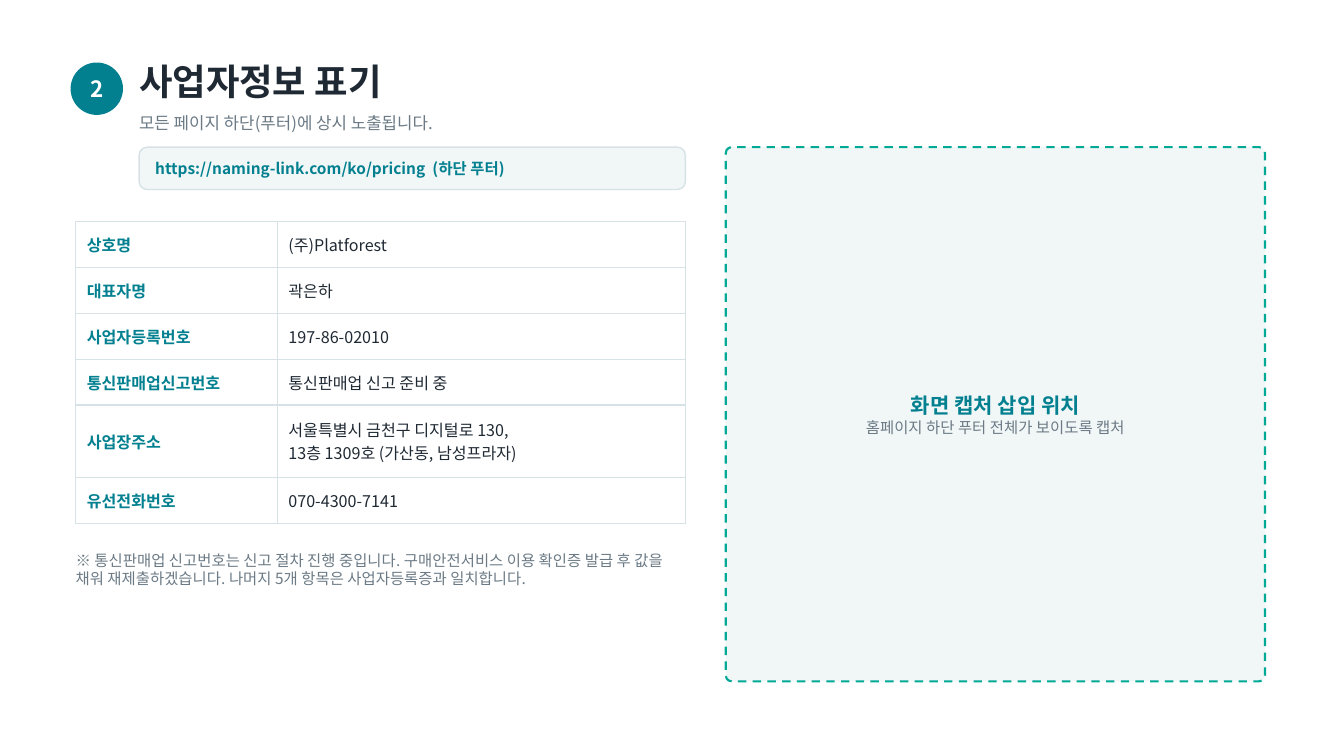
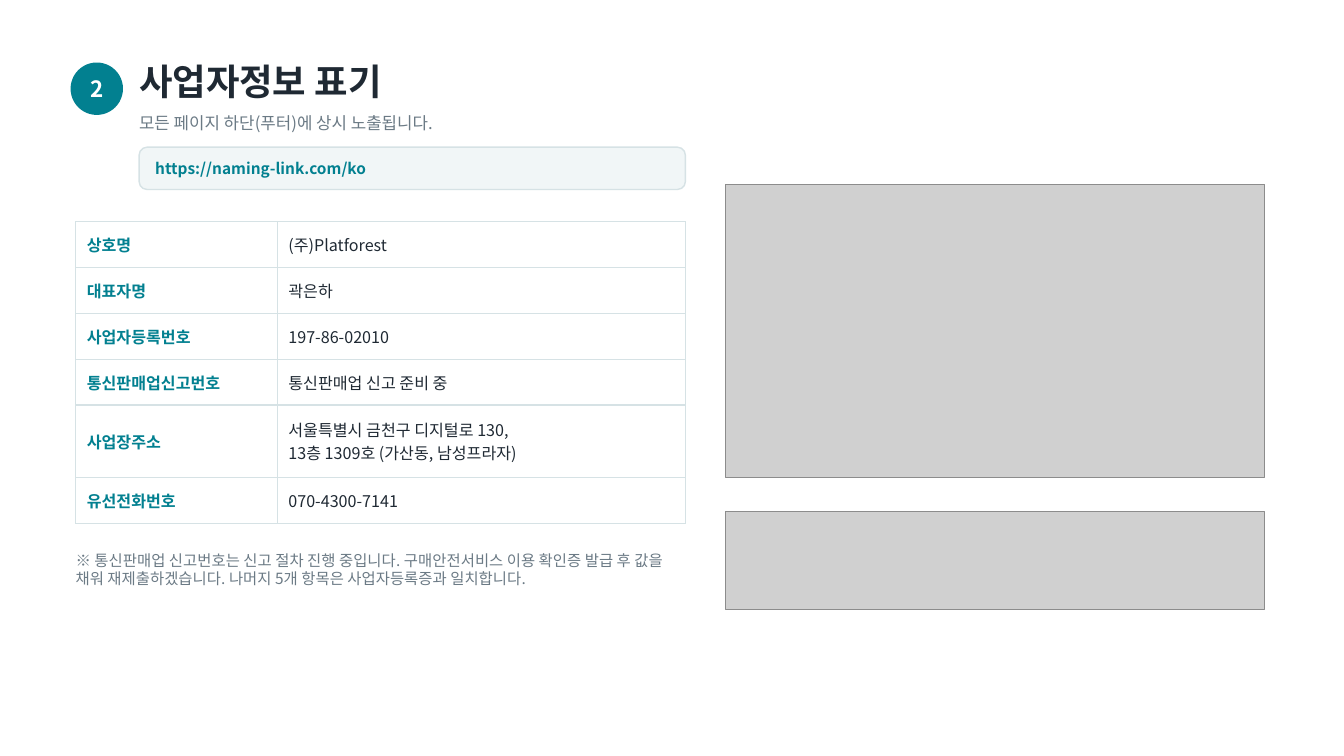
Before and after one commit to whitederrick/naminglink, a slide deck: slide 3 of docs/Naming-Link_결제경로.pptx. Drawn at 1344x756 pixels with LibreOffice and Linux fonts; fonts in the diff are those of the drawing; grey boxes stand for pictures. Boxes give left, top, right and bottom in pixels: in the first picture for what was removed or moved away, otherwise in the second. Text is boxed around its words. In the diff, an @@ line names an element or a change of style, - is before the commit and + after.

```diff
--- a/docs/Naming-Link_결제경로.pptx
+++ b/docs/Naming-Link_결제경로.pptx
@@ rounded rectangle removed at [726, 147, 1265, 682] @@
@@ text at [155, 161, 366, 178]: text changed @@
-https://naming-link.com/ko/pricing (하단 푸터)
+https://naming-link.com/ko
@@ picture added at [726, 185, 1265, 478] @@
@@ text removed at [866, 395, 1124, 434] @@
-화면 캡처 삽입 위치
-홈페이지 하단 푸터 전체가 보이도록 캡처
@@ picture added at [726, 512, 1265, 610] @@
```
Also in this commit, not shown: 7 other slides changed.
